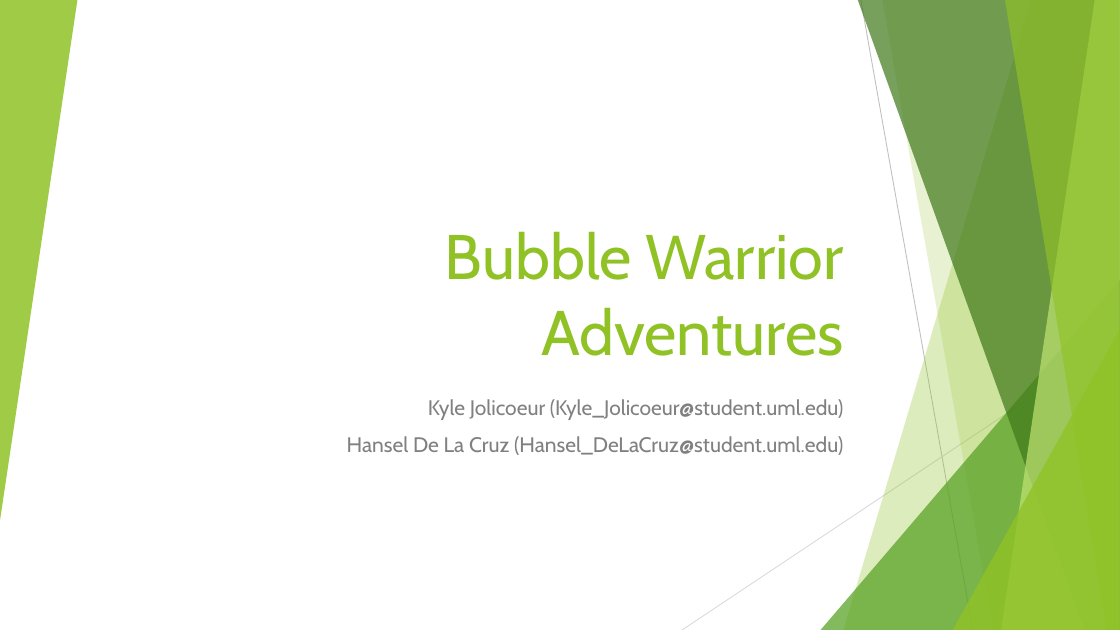
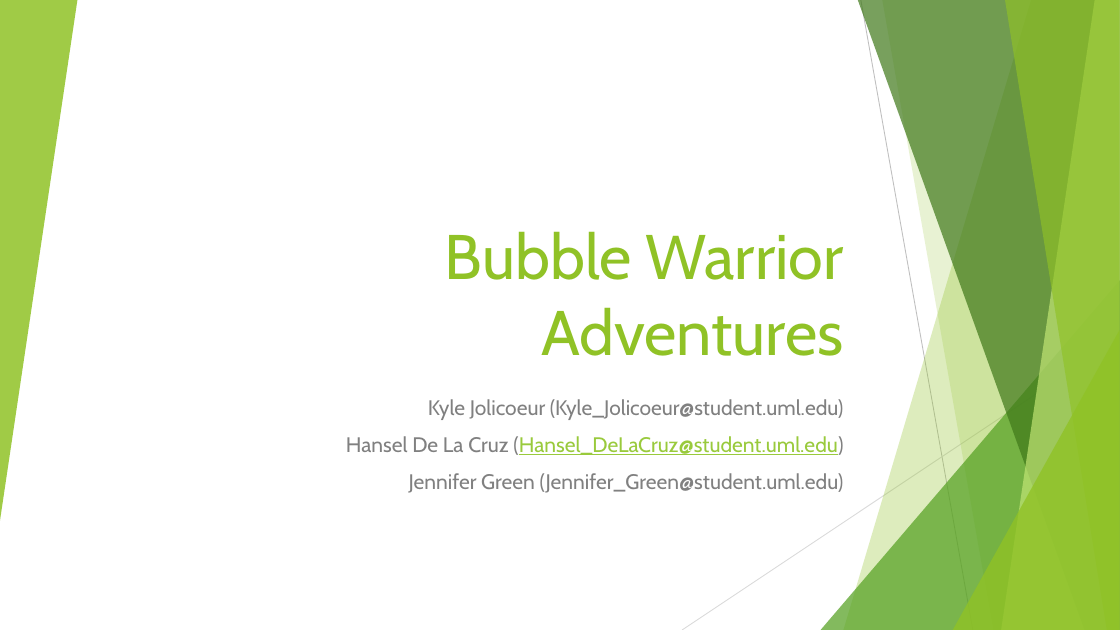
Before and after one commit to hanselrd/bubble-warrior-adventures, a slide deck: slide 1 of powerpoint/Bubble Warrior Adventures.pptx. Drawn at 1120x630 pixels with LibreOffice and Linux fonts; fonts in the diff are those of the drawing. Boxes give left, top, right and bottom in pixels: in the first picture for what was removed or moved away, otherwise in the second. Text is boxed around its words. In the diff, an @@ line names an element or a change of style, - is before the commit and + after.

Commit message:
Added name to powerpoint

```diff
--- a/powerpoint/Bubble Warrior Adventures.pptx
+++ b/powerpoint/Bubble Warrior Adventures.pptx
@@ subtitle at bbox=[346, 436, 843, 455]: text colour #808080 to #99CA3C, underline on in "(Hansel_DeLaCruz@student.uml.edu)" @@
@@ subtitle at bbox=[409, 473, 844, 493]: paragraph added @@
+Jennifer Green (Jennifer_Green@student.uml.edu)
```
